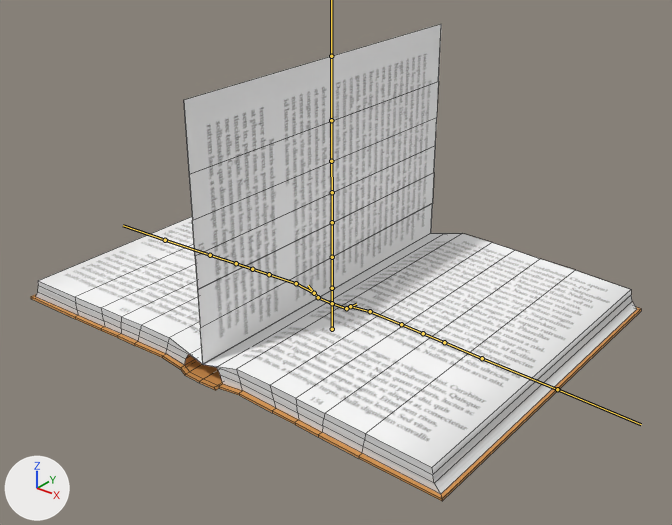
Two versions of the FBX model care-up/Assets/Resources_moved/Models/OpenedBook.fbx, one commit apart.
Both versions are drawn from a 50 mm lens placed at (0.324, -0.401, 0.279), pointed at (0.014, -0.014, 0.039). The lights are fixed; the arrows at lower left show +X, +Y and +Z. The bones that bend it are drawn over the model as lines. Mesh edges are drawn as thin lines.

Names of what the first picture shows: 'Book', 'BookPage'.
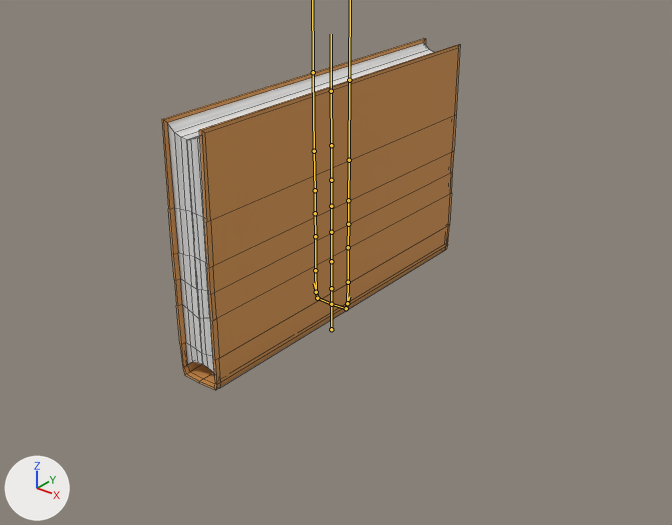
Commit message: Modified sit-up animation

The newer file adds an action. The first version stands in its rest pose; the second is drawn at frame 855 of the action 'BookArmature|_Book_LayToSit_V7_L_OldMaleDarkSkinned_MedicineMouth_NoBody.blend'.

The edits, one by one:
Bone 'b2.l' (bone_b2_l) turns from (0, 0, 0) to (0, 0, -37) degrees about its own x, y and z.
Bone 'b3.l' (bone_b3_l) turns from (0, 0, 0) to (0, 0, -45) degrees about its own x, y and z.
Bone 'b4.l' (bone_b4_l) turns from (0, 0, 0) to (0, 0, -10) degrees about its own x, y and z.
Bone 'b2.r' (bone_b2_r) turns from (0, 0, 0) to (0, 0, 37) degrees about its own x, y and z.
Bone 'b3.r' (bone_b3_r) turns from (0, 0, 0) to (0, 0, 45) degrees about its own x, y and z.
Bone 'b4.r' (bone_b4_r) turns from (0, 0, 0) to (0, 0, 10) degrees about its own x, y and z.
Bone 'm1' (bone_m1) is rescaled from (1.0, 1.0, 1.0) to (1.0, 0.86, 1.0).

What differs and where, as boxes [x1, y1, x2, y2] in the pictures (672 x 525 px):
'Book', posed
    before: [31, 217, 641, 501]
    after: [162, 39, 460, 390]
'BookPage', posed (not visible afterwards)
    before: [183, 24, 441, 364]
bone 'b2.l', root to tip
    before: (318, 297) to (308, 285)
    after: (317, 298) to (314, 283)
bone 'b3.l', root to tip
    before: (314, 293) to (296, 283)
    after: (316, 292) to (315, 270)
bone 'b4.l', root to tip
    before: (296, 283) to (269, 274)
    after: (315, 270) to (315, 236)
bone 'b2.r', root to tip
    before: (346, 308) to (356, 304)
    after: (346, 308) to (349, 296)
bone 'b3.r', root to tip
    before: (350, 306) to (370, 311)
    after: (347, 303) to (348, 282)
bone 'b4.r', root to tip
    before: (370, 311) to (401, 324)
    after: (348, 282) to (348, 247)
bone 'm1', root to tip
    before: (332, 288) to (332, 257)
    after: (331, 288) to (331, 261)
